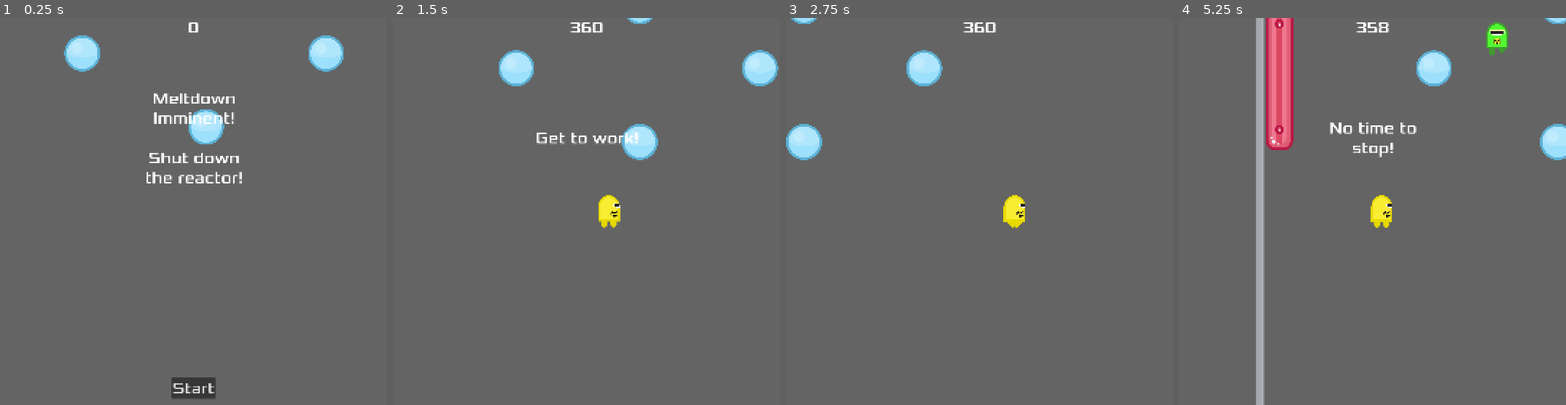
Above: before the commit, frames 1-4 (left to right).
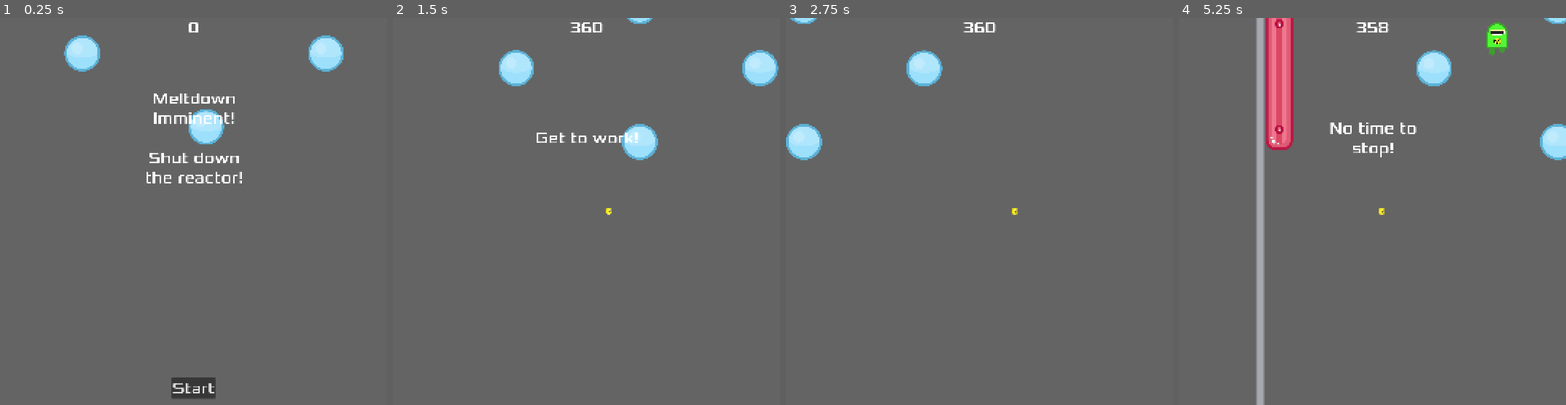
Above: after the commit, the same moments.

Repository: zabuuq/imminent-meltdown
Game: Godot game, scene res://scenes/game.tscn
Two runs of this game, one before a commit and one after it. Both use one fixed random seed, a clock stepped at 60 frames per second and the inputs below.
Inputs:
- Up to frame 1 (0.25 s): no input
- Up to frame 2 (1.5 s): click "Start" at 0.5 s; tap Enter (ui_accept) at 1.25 s; hold Right (move_right) from 1.28 s (still down)
- Up to frame 3 (2.75 s): keep holding Right (move_right); tap Enter (ui_accept) at 1.52, 2.27 s
- Up to frame 4 (5.25 s): release Right (move_right) at 2.78 s; hold Left (move_left) 2.78-5.03 s; tap Enter (ui_accept) at 3.77, 4.52 s; hold Right (move_right) from 5.03 s (still down)

The runs differ from the first frame. In frame 1, 0.3% of the frame differs, in the area x 17-89%, y 1-97%; in frame 2, 0.5%; in frame 3, 0.4%; in frame 4, 1.0%, in the area x 19-100%, y 0-100%.

Commit message:
Shrink character size

Diff:
--- a/project.godot
+++ b/project.godot
@@ -55,4 +55,5 @@
 
 [rendering]
 
+textures/canvas_textures/default_texture_filter=0
 rendering_device/driver.windows="d3d12"
--- a/scenes/player.tscn
+++ b/scenes/player.tscn
@@ -66,8 +66,8 @@
 }]
 
 [sub_resource type="CapsuleShape2D" id="CapsuleShape2D_urp6f"]
-radius = 23.0
-height = 68.0
+radius = 6.0
+height = 16.0
 
 [node name="Player" type="Area2D" unique_id=1393093222]
 position = Vector2(582, 743)
@@ -75,7 +75,6 @@
 metadata/_edit_group_ = true
 
 [node name="AnimatedSprite2D" type="AnimatedSprite2D" parent="." unique_id=756935328]
-scale = Vector2(0.5, 0.5)
 sprite_frames = SubResource("SpriteFrames_ivps1")
 animation = &"down"
 
Binary file changed: art/character-backward-1.png
Binary file changed: art/character-backward-2.png
Binary file changed: art/character-backward-3.png
Binary file changed: art/character-forward-1.png
Binary file changed: art/character-forward-2.png
Binary file changed: art/character-forward-3.png
Binary file changed: art/character-horizontal-1.png
Binary file changed: art/character-horizontal-2.png
Binary file changed: art/character-horizontal-3.png
Not shown, removed: art/character-all.ai
